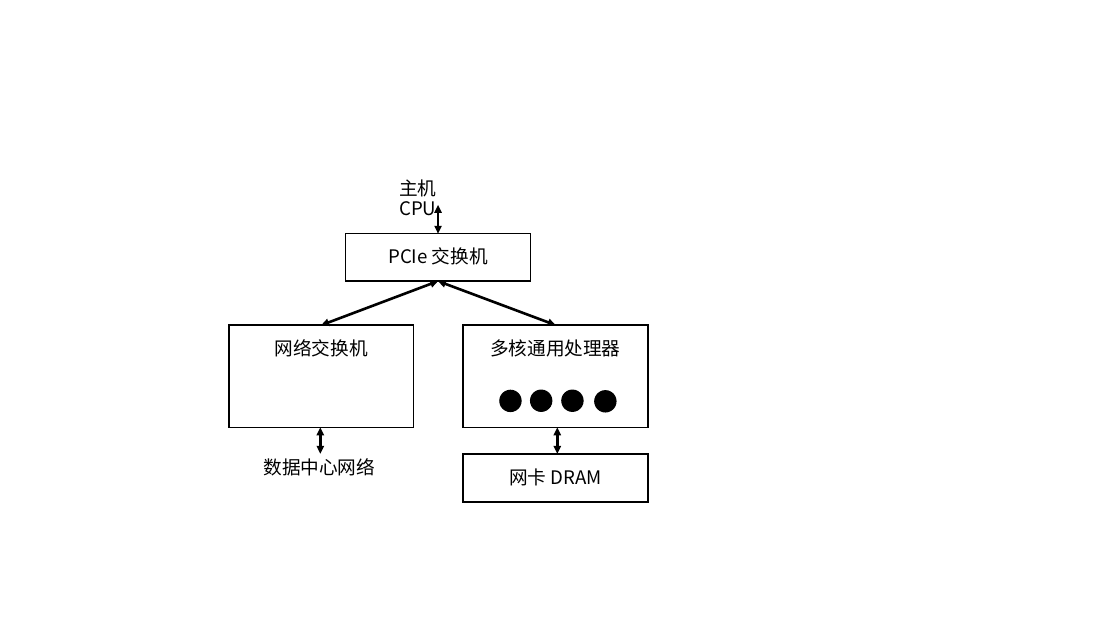
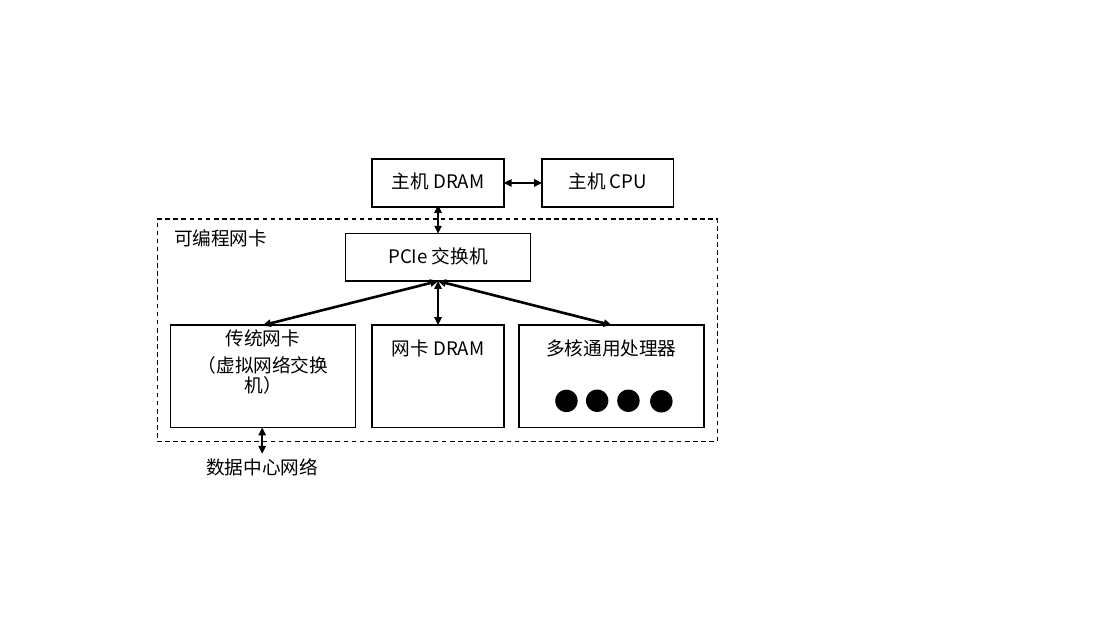
Before and after one commit to bojieli/thesis, a slide deck: slide 1 of figures/smartnic_soc.pptx. Drawn at 1120x630 pixels with LibreOffice and Linux fonts; fonts in the diff are those of the drawing. Boxes give left, top, right and bottom in pixels: in the first picture for what was removed or moved away, otherwise in the second. Text is boxed around its words. In the diff, an @@ line names an element or a change of style, - is before the commit and + after.

```diff
--- a/figures/smartnic_soc.pptx
+++ b/figures/smartnic_soc.pptx
@@ rectangle added at [372,160,504,208], fill #FFFFFF, outline #000000 1.5 pt, 16 pt, text #000000 @@
+主机 DRAM
@@ rectangle "主机 CPU": place and size @@
-rectangle "主机 CPU" at [399,179,436,216]
+rectangle "主机 CPU" at [542,160,674,208]
@@ rectangle "主机 CPU" at [542,160,674,208]: alignment left to centre; vertical alignment top to middle; fill none to #FFFFFF; outline none to #000000 1.5 pt @@
@@ double arrow added from (542, 183) to (504, 183), #000000 2.25 pt @@
@@ rectangle added at [157,219,718,442], outline #000000 1 pt dashed @@
@@ text added at [174,229,267,247], 16 pt, text #000000 @@
+可编程网卡
@@ double arrow moved from (321, 325) - (439, 281) to (263, 325) - (439, 281) @@
@@ double arrow moved from (439, 281) - (555, 325) to (439, 281) - (612, 325) @@
@@ double arrow moved from (558, 454) - (558, 428) to (439, 325) - (439, 281) @@
@@ rectangle "传统网卡": place and size @@
-rectangle "传统网卡" at [229,325,413,428]
+rectangle "传统网卡" at [171,325,355,428]
@@ text in rectangle at [198,326,328,394]: text changed @@
-网络交换机
+传统网卡
+（虚拟网络交换机）
@@ rectangle "网卡 DRAM": place and size @@
-rectangle "网卡 DRAM" at [463,455,648,502]
+rectangle "网卡 DRAM" at [372,325,504,428]
@@ 4 ellipses, 1 rectangle: place and size @@
-4 ellipses, 1 rectangle at [463,325,648,428]
+4 ellipses, 1 rectangle at [519,325,704,428]
@@ text "数据中心网络": place and size @@
-text "数据中心网络" at [264,458,376,476]
+text "数据中心网络" at [206,458,318,476]
@@ double arrow moved from (320, 454) - (320, 428) to (262, 454) - (262, 428) @@
```
Also in this commit, not shown: 5 other files.
